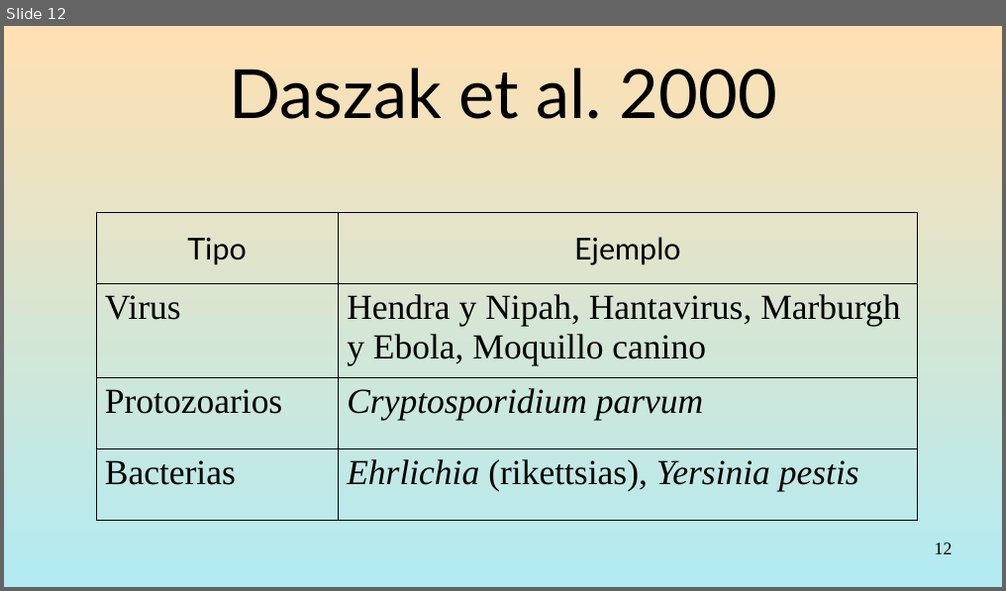
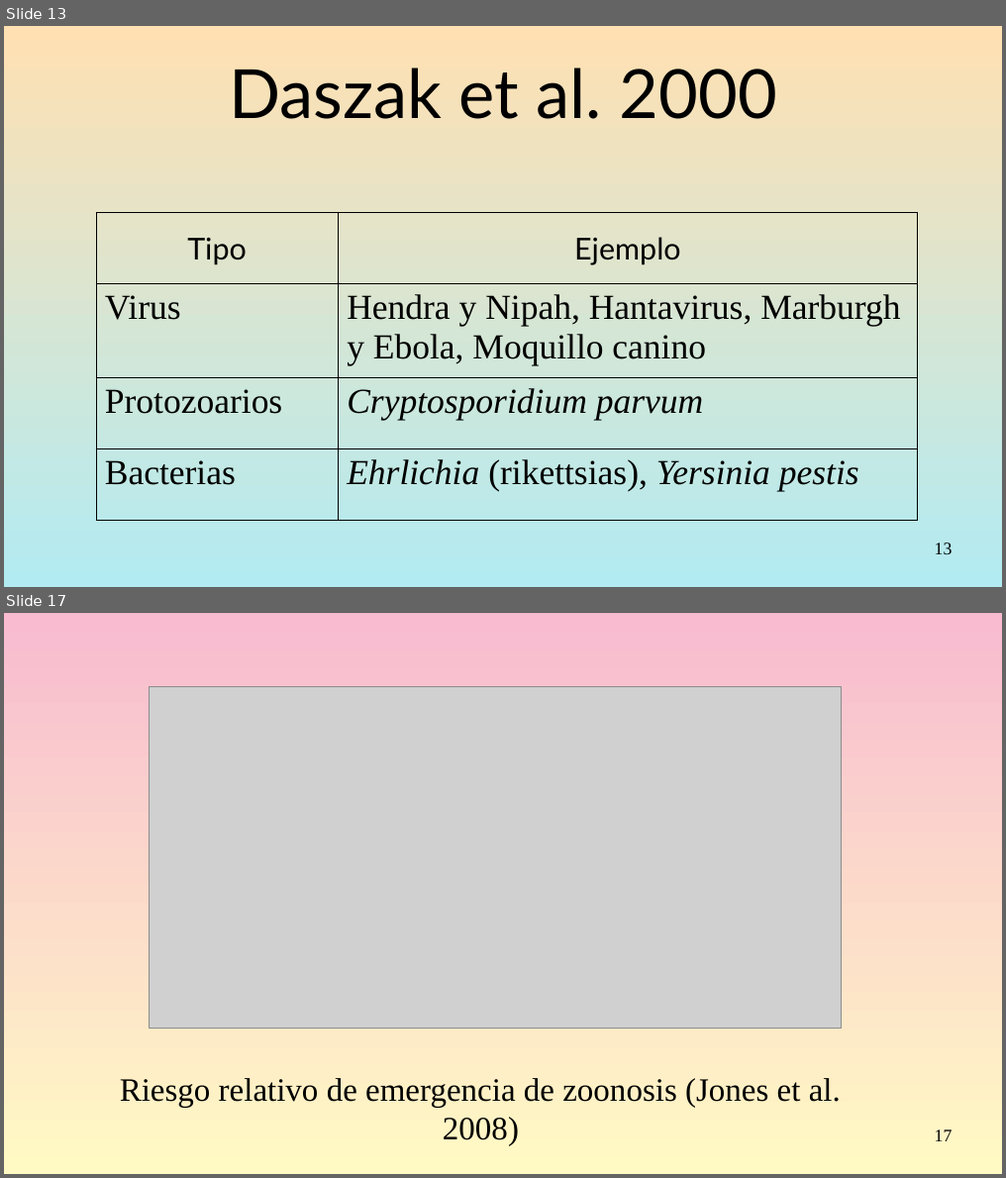
Before and after one commit to gerardommc/Medicina-Cons, a slide deck: Emergentes.odp. Shown one above the other, each under a label of ours: slide 12 before the commit, slides 13 and 17 after it; the slides between them are not shown. The pictures are 1006x591 and 1006x1178 pixels, drawn with LibreOffice and Linux fonts; fonts in the diff are those of the drawing; grey boxes stand for pictures. Boxes give left, top, right and bottom in pixels: in the first picture for what was removed or moved away, otherwise in the second. Text is boxed around its words. In the diff, an @@ line names an element or a change of style, - is before the commit and + after.

```diff
--- a/Emergentes.odp
+++ b/Emergentes.odp
@@ slide 17 added at (4, 613, 1002, 1174), background gradient #F8BBD0 to #FFF9C4 @@
@@ picture added at (149, 686, 842, 1028) @@
@@ text added at (120, 1078, 841, 1147), 26 pt, text #000000 @@
+Riesgo relativo de emergencia de zoonosis (Jones et al. 2008)
@@ page number added at (935, 1130, 952, 1142), 14 pt, text #000000 @@
+17
@@ what was slide 12 is now slide 13 @@
@@ page number at (935, 543, 952, 555): text changed @@
-12
+13
```
Also in this commit, not shown: 7 other slides added, 18 slides removed, 6 other files.
